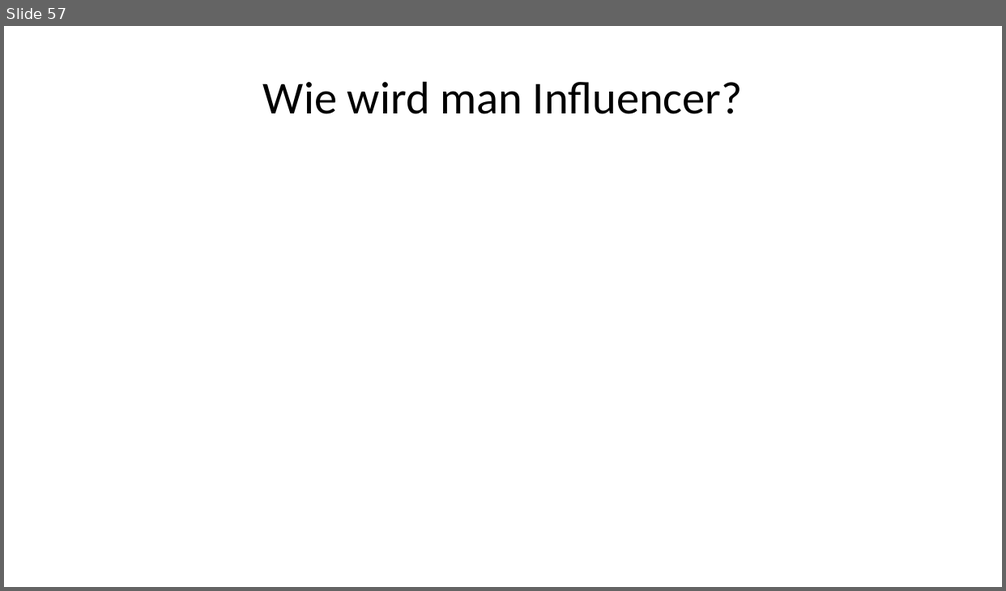
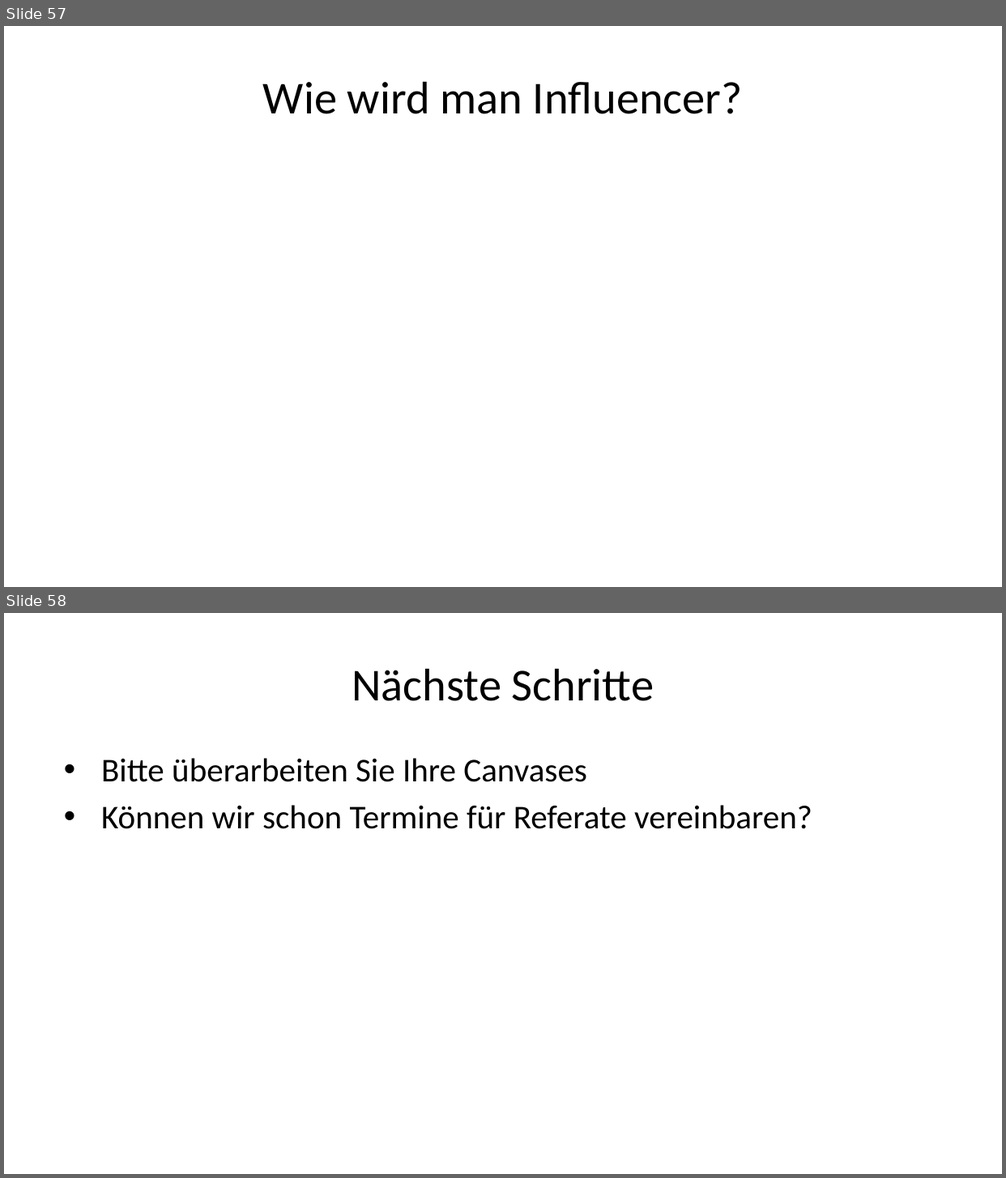
Before and after one commit to daswesen/digitale-inhalte, a slide deck: gdi.pptx. Shown one above the other, each under a label of ours: slide 57 before the commit, slides 57 and 58 after it. The pictures are 1006x591 and 1006x1178 pixels, drawn with LibreOffice and Linux fonts; fonts in the diff are those of the drawing. Boxes give left, top, right and bottom in pixels: in the first picture for what was removed or moved away, otherwise in the second. Text is boxed around its words. In the diff, an @@ line names an element or a change of style, - is before the commit and + after.

```diff
--- a/gdi.pptx
+++ b/gdi.pptx
@@ slide 58 added at (4,613,1002,1174), background #FFFFFF @@
@@ title added at (351,668,654,701), 33 pt, text #000000 @@
+Nächste Schritte
@@ text added at (101,758,812,829), 24 pt, text #000000 @@
+• Bitte überarbeiten Sie Ihre Canvases
+• Können wir schon Termine für Referate vereinbaren?
```
Also in this commit, not shown: 2 slides changed, 1 other file.
